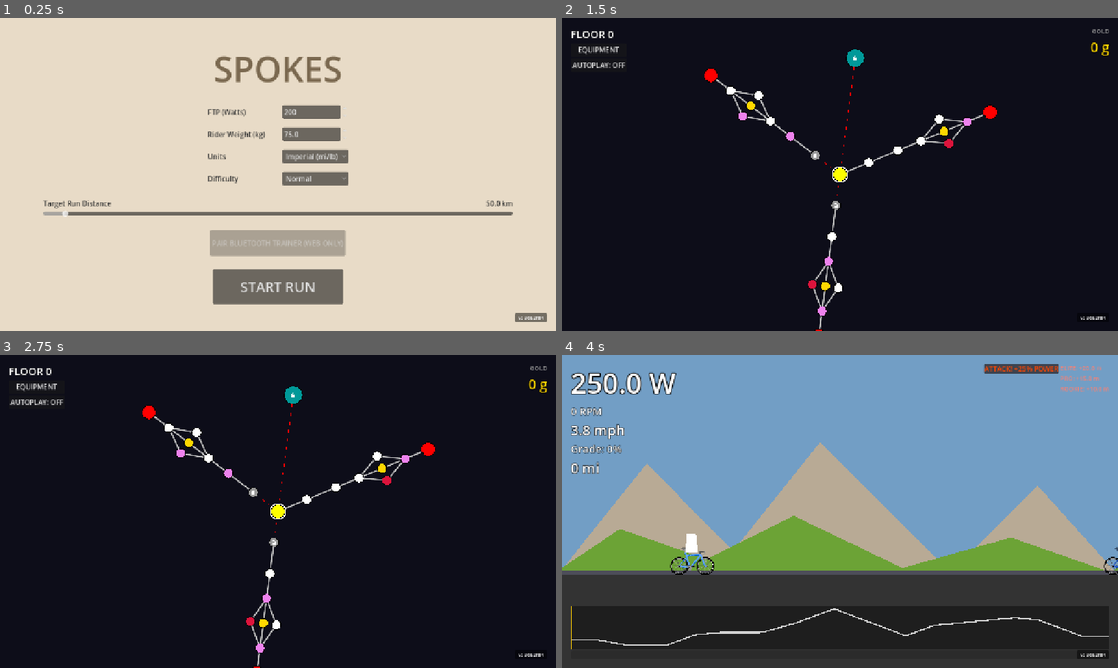
Above: before the commit, frames 1-4 (two rows, left to right).
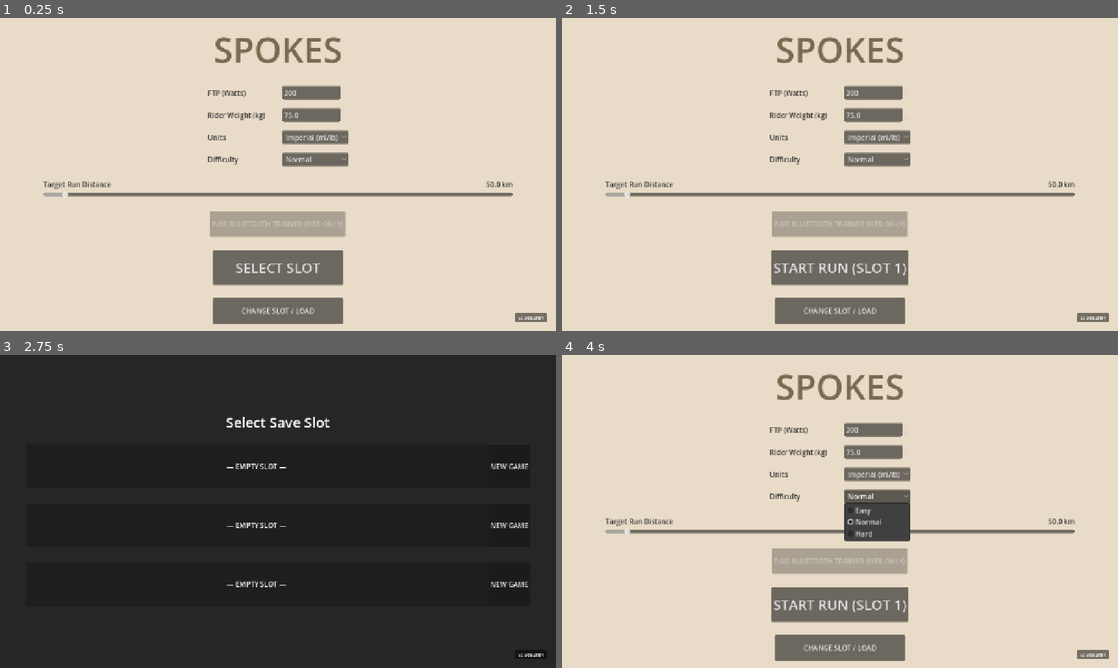
Above: after the commit, the same moments.

Repository: alexkibler/spokes-godot
Game: Godot game, scene res://src/ui/screens/MenuScene.tscn
The game is run twice, just before and just after one commit, with the same random seed, the same clock (stepped at 60 frames per second) and the same inputs.
Inputs (mouse positions are in pixels of both pictures, inside the frame that each line leads up to):
- Up to frame 1 (0.25 s): no input
- Up to frame 2 (1.5 s): click "START RUN" (after the commit: "SELECT SLOT") at 0.5 s; click (840, 130) at 1.27 s
- Up to frame 3 (2.75 s): click (278, 649) at 2 s, where only the run after the commit has a clickable "CHANGE SLOT / LOAD"
- Up to frame 4 (4 s): click (1073, 467) at 2.75 s, where only the run after the commit has a clickable "NEW GAME"; click (878, 495) at 3.5 s, where only the run after the commit has a clickable "Normal"

The runs differ from the first frame. In frame 1, 13% of the frame differs, in the area x 7-93%, y 6-98%; in frame 2, 100%, in the area x 0-100%, y 0-100%; in frame 3, 63%; in frame 4, 99%.

Commit message:
Implement Zelda-style 3-slot save system
- Created `src/core/SaveManager.gd` singleton for handling file I/O of save slots.
- Registered `SaveManager` in `project.godot` autoloads.
- Updated `RunManager.gd` to include `current_slot_index`, `load_run_data`, and auto-save on node completion.
- Created `SaveSlot` UI component (`SaveSlot.tscn` / `.gd`) for displaying slot metadata.
- Created `SaveSelectionScene` (`SaveSelectionScene.tscn` / `.gd`) for managing slot selection.
- Updated `MenuScene.gd` to integrate "Load Game" flow and ensure slot selection before starting a run.

Co-authored-by: alexkibler <8137193+alexkibler@users.noreply.github.com>

Diff:
--- a/project.godot
+++ b/project.godot
@@ -26,6 +26,7 @@
 TrainerService="*res://src/features/hardware/TrainerService.gd"
 SettingsManager="*res://src/core/SettingsManager.gd"
 BuildInfo="*res://src/core/BuildInfo.gd"
+SaveManager="*res://src/core/SaveManager.gd"
 SignalBus="*res://src/core/SignalBus.gd"
 
 [debug]
--- /dev/null
+++ b/src/core/SaveManager.gd
@@ -0,0 +1,63 @@
+extends Node
+
+const SAVE_DIR = "user://saves/"
+const SLOT_COUNT = 3
+
+func _ready() -> void:
+	# Ensure the save directory exists
+	if not DirAccess.dir_exists_absolute(SAVE_DIR):
+		DirAccess.make_dir_absolute(SAVE_DIR)
+
+func get_save_path(slot_index: int) -> String:
+	return SAVE_DIR + "slot_%d.sav" % slot_index
+
+## Checks if a slot has a valid save file
+func has_save(slot_index: int) -> bool:
+	return FileAccess.file_exists(get_save_path(slot_index))
+
+## Returns metadata for the UI (Zelda-style: Gold, Distance, Difficulty)
+func get_slot_metadata(slot_index: int) -> Dictionary:
+	if not has_save(slot_index):
+		return {}
+
+	var file = FileAccess.open(get_save_path(slot_index), FileAccess.READ)
+	if not file:
+		return {}
+
+	var text = file.get_as_text()
+	var data = JSON.parse_string(text)
+
+	if data and typeof(data) == TYPE_DICTIONARY:
+		return {
+			"gold": data.get("gold", 0),
+			"distance": data.get("totalDistanceKm", 0.0),
+			"difficulty": data.get("difficulty", "normal"),
+			"timestamp": FileAccess.get_modified_time(get_save_path(slot_index))
+		}
+	return {}
+
+func save_game(slot_index: int) -> void:
+	var path = get_save_path(slot_index)
+	var data = RunManager.get_run() # Fetches the current run_data
+	var file = FileAccess.open(path, FileAccess.WRITE)
+	if file:
+		file.store_string(JSON.stringify(data))
+
+func load_game(slot_index: int) -> bool:
+	var path = get_save_path(slot_index)
+	if not FileAccess.file_exists(path): return false
+
+	var file = FileAccess.open(path, FileAccess.READ)
+	if not file: return false
+
+	var data = JSON.parse_string(file.get_as_text())
+	if data and typeof(data) == TYPE_DICTIONARY:
+		# RunManager must implement load_run_data
+		if RunManager.has_method("load_run_data"):
+			RunManager.load_run_data(data)
+			return true
+	return false
+
+func delete_save(slot_index: int) -> void:
+	if has_save(slot_index):
+		DirAccess.remove_absolute(get_save_path(slot_index))
--- a/src/features/progression/RunManager.gd
+++ b/src/features/progression/RunManager.gd
@@ -4,6 +4,7 @@
 
 var run_data: Dictionary = {}
 var is_active_run: bool = false
+var current_slot_index: int = -1
 var autoplay_enabled: bool = false
 var autoplay_delay_ms: int = 2000
 var active_challenge: EliteChallenge = null
@@ -12,9 +13,15 @@
 func reset() -> void:
 	run_data = {}
 	is_active_run = false
+	current_slot_index = -1
 	autoplay_enabled = false
 	active_challenge = null
 	pending_overlay = ""
+
+func load_run_data(data: Dictionary) -> void:
+	run_data = data
+	is_active_run = true
+	SignalBus.run_started.emit()
 
 func toggle_autoplay() -> void:
 	autoplay_enabled = !autoplay_enabled
@@ -219,6 +226,11 @@
 
 	if not edge.get("isCleared", false):
 		edge["isCleared"] = true
+
+		# Auto-save after completing a node
+		if current_slot_index != -1:
+			SaveManager.save_game(current_slot_index)
+
 		return true # First clear!
 
 	return false
--- /dev/null
+++ b/src/ui/components/SaveSlot.gd
@@ -0,0 +1,43 @@
+extends MarginContainer
+
+signal slot_selected(index: int, is_empty: bool)
+signal slot_deleted(index: int)
+
+var _slot_index: int = -1
+var _is_empty: bool = true
+
+@onready var container: PanelContainer = $PanelContainer
+@onready var empty_view: Control = $PanelContainer/VBoxContainer/EmptyView
+@onready var data_view: Control = $PanelContainer/VBoxContainer/DataView
+
+@onready var gold_label: Label = $PanelContainer/VBoxContainer/DataView/HBoxContainer/GoldLabel
+@onready var dist_label: Label = $PanelContainer/VBoxContainer/DataView/HBoxContainer/DistLabel
+@onready var diff_label: Label = $PanelContainer/VBoxContainer/DataView/HBoxContainer/DiffLabel
+@onready var date_label: Label = $PanelContainer/VBoxContainer/DataView/DateLabel
+@onready var delete_btn: Button = $PanelContainer/VBoxContainer/DataView/HBoxContainer/DeleteButton
+
+func setup_empty(index: int) -> void:
+	_slot_index = index
+	_is_empty = true
+	empty_view.visible = true
+	data_view.visible = false
+
+func setup_data(index: int, data: Dictionary) -> void:
+	_slot_index = index
+	_is_empty = false
+	empty_view.visible = false
+	data_view.visible = true
+
+	gold_label.text = "Gold: %d" % data.get("gold", 0)
+	dist_label.text = "Dist: %.1f km" % data.get("distance", 0.0)
+	diff_label.text = "Mode: " + str(data.get("difficulty", "normal")).capitalize()
+
+	var time = Time.get_datetime_dict_from_unix_time(data.get("timestamp", 0))
+	date_label.text = "%04d-%02d-%02d %02d:%02d" % [time.year, time.month, time.day, time.hour, time.minute]
+
+func _on_select_button_pressed() -> void:
+	slot_selected.emit(_slot_index, _is_empty)
+
+func _on_delete_button_pressed() -> void:
+	# Add confirmation dialog if desired, for now direct delete
+	slot_deleted.emit(_slot_index)
--- /dev/null
+++ b/src/ui/components/SaveSlot.tscn
@@ -0,0 +1,76 @@
+[gd_scene load_steps=2 format=3]
+
+[ext_resource type="Script" path="res://src/ui/components/SaveSlot.gd" id="1_slot"]
+
+[node name="SaveSlot" type="MarginContainer"]
+custom_minimum_size = Vector2(0, 120)
+offset_right = 400.0
+offset_bottom = 120.0
+theme_override_constants/margin_left = 10
+theme_override_constants/margin_top = 10
+theme_override_constants/margin_right = 10
+theme_override_constants/margin_bottom = 10
+script = ExtResource("1_slot")
+
+[node name="PanelContainer" type="PanelContainer" parent="."]
+layout_mode = 2
+
+[node name="VBoxContainer" type="VBoxContainer" parent="PanelContainer"]
+layout_mode = 2
+
+[node name="EmptyView" type="HBoxContainer" parent="PanelContainer/VBoxContainer"]
+visible = false
+layout_mode = 2
+size_flags_vertical = 3
+alignment = 1
+
+[node name="Label" type="Label" parent="PanelContainer/VBoxContainer/EmptyView"]
+layout_mode = 2
+size_flags_horizontal = 3
+text = "— EMPTY SLOT —"
+horizontal_alignment = 1
+
+[node name="NewGameBtn" type="Button" parent="PanelContainer/VBoxContainer/EmptyView"]
+layout_mode = 2
+text = "NEW GAME"
+
+[node name="DataView" type="VBoxContainer" parent="PanelContainer/VBoxContainer"]
+layout_mode = 2
+size_flags_vertical = 3
+
+[node name="HBoxContainer" type="HBoxContainer" parent="PanelContainer/VBoxContainer/DataView"]
+layout_mode = 2
+
+[node name="GoldLabel" type="Label" parent="PanelContainer/VBoxContainer/DataView/HBoxContainer"]
+layout_mode = 2
+size_flags_horizontal = 3
+text = "Gold: 0"
+
+[node name="DistLabel" type="Label" parent="PanelContainer/VBoxContainer/DataView/HBoxContainer"]
+layout_mode = 2
+size_flags_horizontal = 3
+text = "Dist: 0.0 km"
+
+[node name="DiffLabel" type="Label" parent="PanelContainer/VBoxContainer/DataView/HBoxContainer"]
+layout_mode = 2
+size_flags_horizontal = 3
+text = "Normal"
+
+[node name="DeleteButton" type="Button" parent="PanelContainer/VBoxContainer/DataView/HBoxContainer"]
+layout_mode = 2
+text = "X"
+
+[node name="DateLabel" type="Label" parent="PanelContainer/VBoxContainer/DataView"]
+layout_mode = 2
+theme_override_colors/font_color = Color(0.5, 0.5, 0.5, 1)
+theme_override_font_sizes/font_size = 12
+text = "YYYY-MM-DD HH:MM"
+horizontal_alignment = 2
+
+[node name="OverlayBtn" type="Button" parent="."]
+layout_mode = 2
+flat = true
+
+[connection signal="pressed" from="PanelContainer/VBoxContainer/EmptyView/NewGameBtn" to="." method="_on_select_button_pressed"]
+[connection signal="pressed" from="PanelContainer/VBoxContainer/DataView/HBoxContainer/DeleteButton" to="." method="_on_delete_button_pressed"]
+[connection signal="pressed" from="OverlayBtn" to="." method="_on_select_button_pressed"]
--- a/src/ui/screens/MenuScene.gd
+++ b/src/ui/screens/MenuScene.gd
@@ -55,6 +55,20 @@
 	vbox.add_child(bt_btn)
 	vbox.move_child(bt_btn, start_btn.get_index())
 
+	# Add Load Game / Back button
+	var load_btn: Button = Button.new()
+	load_btn.text = "CHANGE SLOT / LOAD"
+	load_btn.custom_minimum_size = Vector2(300, 60)
+	load_btn.size_flags_horizontal = Control.SIZE_SHRINK_CENTER
+	load_btn.pressed.connect(_on_load_pressed)
+	vbox.add_child(load_btn)
+	vbox.move_child(load_btn, start_btn.get_index() + 1)
+
+	if RunManager.current_slot_index != -1:
+		start_btn.text = "START RUN (SLOT %d)" % (RunManager.current_slot_index + 1)
+	else:
+		start_btn.text = "SELECT SLOT"
+
 	_on_dist_changed(dist_slider.value)
 
 func _exit_tree() -> void:
@@ -109,7 +123,14 @@
 func _on_dist_changed(val: float) -> void:
 	dist_label.text = str(val) + " km"
 
+func _on_load_pressed() -> void:
+	get_tree().change_scene_to_file("res://src/ui/screens/SaveSelectionScene.tscn")
+
 func _on_start_pressed() -> void:
+	if RunManager.current_slot_index == -1:
+		_on_load_pressed()
+		return
+
 	# Save settings
 	SettingsManager.ftp_w = int(ftp_input.value)
 	SettingsManager.weight_kg = weight_input.value
--- /dev/null
+++ b/src/ui/screens/SaveSelectionScene.gd
@@ -0,0 +1,37 @@
+extends Control
+
+@onready var slots_container: VBoxContainer = $MarginContainer/VBoxContainer/SlotsContainer
+
+func _ready() -> void:
+	refresh_slots()
+
+func refresh_slots() -> void:
+	# Clear existing slot UI and rebuild
+	for child in slots_container.get_children():
+		child.queue_free()
+
+	for i in range(SaveManager.SLOT_COUNT):
+		var slot_data = SaveManager.get_slot_metadata(i)
+		var slot_ui = preload("res://src/ui/components/SaveSlot.tscn").instantiate()
+		slots_container.add_child(slot_ui)
+
+		if slot_data.is_empty():
+			slot_ui.call("setup_empty", i)
+		else:
+			slot_ui.call("setup_data", i, slot_data)
+
+		slot_ui.connect("slot_selected", _on_slot_selected)
+		slot_ui.connect("slot_deleted", _on_slot_deleted)
+
+func _on_slot_selected(index: int, is_empty: bool) -> void:
+	RunManager.current_slot_index = index
+	if is_empty:
+		# Transition to the standard MenuScene to configure a new run
+		get_tree().change_scene_to_file("res://src/ui/screens/MenuScene.tscn")
+	else:
+		if SaveManager.load_game(index):
+			get_tree().change_scene_to_file("res://src/features/map/MapScene.tscn")
+
+func _on_slot_deleted(index: int) -> void:
+	SaveManager.delete_save(index)
+	refresh_slots()
--- /dev/null
+++ b/src/ui/screens/SaveSelectionScene.tscn
@@ -0,0 +1,49 @@
+[gd_scene load_steps=2 format=3]
+
+[ext_resource type="Script" path="res://src/ui/screens/SaveSelectionScene.gd" id="1_save_sel"]
+
+[node name="SaveSelectionScene" type="Control"]
+layout_mode = 3
+anchors_preset = 15
+anchor_right = 1.0
+anchor_bottom = 1.0
+grow_horizontal = 2
+grow_vertical = 2
+script = ExtResource("1_save_sel")
+
+[node name="Background" type="ColorRect" parent="."]
+layout_mode = 1
+anchors_preset = 15
+anchor_right = 1.0
+anchor_bottom = 1.0
+grow_horizontal = 2
+grow_vertical = 2
+color = Color(0.15, 0.15, 0.15, 1)
+
+[node name="MarginContainer" type="MarginContainer" parent="."]
+layout_mode = 1
+anchors_preset = 15
+anchor_right = 1.0
+anchor_bottom = 1.0
+grow_horizontal = 2
+grow_vertical = 2
+theme_override_constants/margin_left = 50
+theme_override_constants/margin_top = 50
+theme_override_constants/margin_right = 50
+theme_override_constants/margin_bottom = 50
+
+[node name="VBoxContainer" type="VBoxContainer" parent="MarginContainer"]
+layout_mode = 2
+theme_override_constants/separation = 20
+alignment = 1
+
+[node name="Label" type="Label" parent="MarginContainer/VBoxContainer"]
+layout_mode = 2
+theme_override_font_sizes/font_size = 32
+text = "Select Save Slot"
+horizontal_alignment = 1
+
+[node name="SlotsContainer" type="VBoxContainer" parent="MarginContainer/VBoxContainer"]
+layout_mode = 2
+theme_override_constants/separation = 15
+alignment = 1
